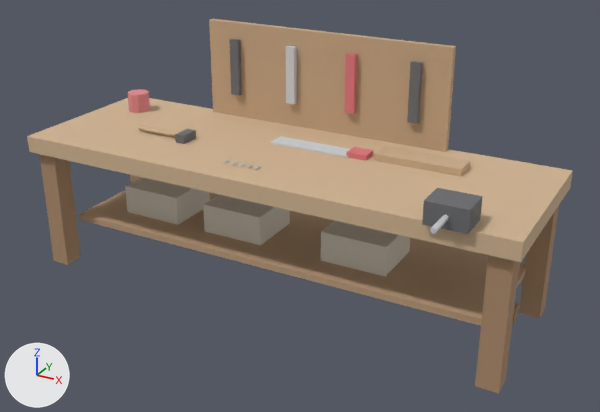
What one commit did to the Blender file source-assets/blender/station_bench.blend.
Both versions are drawn from a 50 mm camera at (2.23, -3.88, 2.48) aimed at (0.15, -0.09, 0.58). Arrows for +X, +Y and +Z are at lower left; the lights stay in place. The first picture is the older version.

The scene before the commit, as lines of its bpy script (objects in view):
```python
ob_hammer_handle = bpy.data.objects.new('Hammer handle', me_cylinder_001)
ob_hammer_handle.location = (-0.8, -0.1, 0.875)
ob_hammer_head = bpy.data.objects.new('Hammer head', me_cube_011)
ob_hammer_head.location = (-0.62, -0.1, 0.875)
ob_leg_1_1 = bpy.data.objects.new('Leg.1.1', me_cube_004)
ob_leg_1_1.location = (1.4, 0.4, 0.375)
ob_leg_1__1 = bpy.data.objects.new('Leg.1.-1', me_cube_003)
ob_leg_1__1.location = (1.4, -0.4, 0.375)
ob_leg__1__1 = bpy.data.objects.new('Leg.-1.-1', me_cube_001)
ob_leg__1__1.location = (-1.4, -0.4, 0.375)
ob_parts_box_0 = bpy.data.objects.new('Parts box.0', me_cube_007)
ob_parts_box_0.location = (-0.9, 0.05, 0.38)
ob_parts_box_1 = bpy.data.objects.new('Parts box.1', me_cube_008)
ob_parts_box_1.location = (-0.3, 0.05, 0.38)
ob_stretcher = bpy.data.objects.new('Stretcher', me_cube_005)
ob_stretcher.location = (0.0, 0.0, 0.19)
ob_vice_body = bpy.data.objects.new('Vice body', me_cube_010)
ob_vice_body.location = (1.15, -0.45, 0.91)
# also in view: 'Parts box.2' at (0.5, 0.05, 0.38); 'Pegboard' at (0.0, 0.47, 1.15); 'Plank offcut' at (0.75, 0.2, 0.87); 'Saw blade' at (0.1, 0.15, 0.86); 'Top' at (0.0, 0.0, 0.8)
```
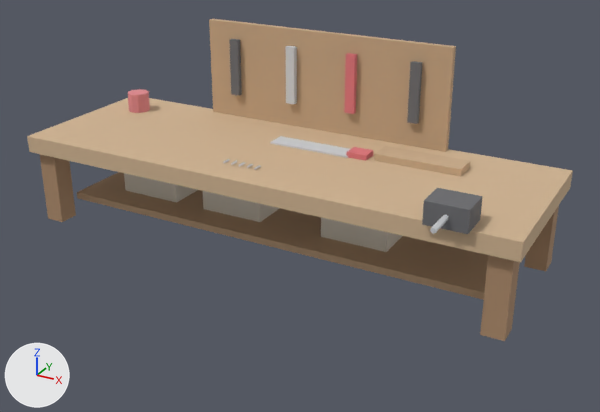
The newer file is also turned or shifted as a whole; pictures and numbers use the older file's frame.

The edits, one by one:
me_cube_001 is used by ob_leg__1__1; location (-1.4, -0.4, 0.375).
me_cube_001 had 8 vertices, 6 faces and spanned x -0.06..0.06, y -0.06..0.06, z -0.375..0.375.
me_cube_001 now has 8 vertices, 6 faces and spans x -0.06..0.06, y -0.06..0.06, z -0.075..0.375.
me_cube_001 part 1: the whole mesh is scaled about its middle by (1, 1, 0.6), then moved by (0.0, 0.0, 0.15).
me_cube_003 is used by ob_leg_1__1; location (1.4, -0.4, 0.375).
me_cube_003 had 8 vertices, 6 faces and spanned x -0.06..0.06, y -0.06..0.06, z -0.375..0.375.
me_cube_003 now has 8 vertices, 6 faces and spans x -0.06..0.06, y -0.06..0.06, z -0.075..0.375.
me_cube_003 part 2: the whole mesh is scaled about its middle by (1, 1, 0.6), then moved by (0.0, 0.0, 0.15).
me_cube_004 is used by ob_leg_1_1; location (1.4, 0.4, 0.375).
me_cube_004 had 8 vertices, 6 faces and spanned x -0.06..0.06, y -0.06..0.06, z -0.375..0.375.
me_cube_004 now has 8 vertices, 6 faces and spans x -0.06..0.06, y -0.06..0.06, z -0.075..0.375.
me_cube_004 part 3: the whole mesh is scaled about its middle by (1, 1, 0.6), then moved by (0.0, 0.0, 0.15).
me_cube_007 is used by ob_parts_box_0; location (-0.9, 0.05, 0.38).
me_cube_007 had 8 vertices, 6 faces and spanned x -0.2..0.2, y -0.175..0.175, z -0.09..0.09.
me_cube_007 now has 8 vertices, 6 faces and spans x -0.2..0.2, y -0.175..0.175, z 0.06..0.22.
me_cube_007 part 4: the whole mesh is scaled about its middle by (1, 1, 0.889), then moved by (0.0, 0.0, 0.14).
me_cube_008 is used by ob_parts_box_1; location (-0.3, 0.05, 0.38).
me_cube_008 had 8 vertices, 6 faces and spanned x -0.2..0.2, y -0.175..0.175, z -0.09..0.09.
me_cube_008 now has 8 vertices, 6 faces and spans x -0.2..0.2, y -0.175..0.175, z 0.06..0.22.
me_cube_008 part 5: the whole mesh is scaled about its middle by (1, 1, 0.889), then moved by (0.0, 0.0, 0.14).
me_cube_009 is used by ob_parts_box_2; location (0.5, 0.05, 0.38).
me_cube_009 had 8 vertices, 6 faces and spanned x -0.2..0.2, y -0.175..0.175, z -0.09..0.09.
me_cube_009 now has 8 vertices, 6 faces and spans x -0.2..0.2, y -0.175..0.175, z 0.06..0.22.
me_cube_009 part 6: the whole mesh is scaled about its middle by (1, 1, 0.889), then moved by (0.0, 0.0, 0.14).
Object 'Stretcher' (ob_stretcher) is deleted.
Object 'Lower shelf' (ob_lower_shelf) moves from (0.0, 0.05, 0.27) to (0.0, 0.05, 0.42).
Object 'Hammer handle' (ob_hammer_handle) is deleted.
Object 'Hammer head' (ob_hammer_head) is deleted.

Location of each change, [x1, y1, x2, y2] in pixels of the pictures (600 x 412 px):
'Lower shelf', moved
    before: [79, 190, 526, 326]
    after: [77, 172, 488, 300]
'Leg.1.-1', moved, rescaled (11% narrower, 37% shorter)
    before: [475, 255, 520, 393]
    after: [480, 255, 520, 341]
'Parts box.2', moved, rescaled
    before: [321, 221, 410, 276]
    after: [321, 218, 402, 252]
'Parts box.1', moved, rescaled
    before: [203, 195, 290, 245]
    after: [203, 191, 280, 222]
'Leg.-1.-1', moved, rescaled (12% narrower, 38% shorter)
    before: [40, 154, 81, 265]
    after: [40, 154, 76, 222]
'Parts box.0', moved, rescaled
    before: [125, 177, 210, 225]
    after: [124, 173, 197, 203]
'Leg.1.1', moved, rescaled
    before: [519, 206, 559, 318]
    after: [524, 206, 559, 271]
'Hammer head', deleted
    before: [175, 129, 196, 144]
'Hammer handle', deleted
    before: [138, 125, 179, 137]
'Stretcher', deleted
    before: [512, 303, 519, 324]
